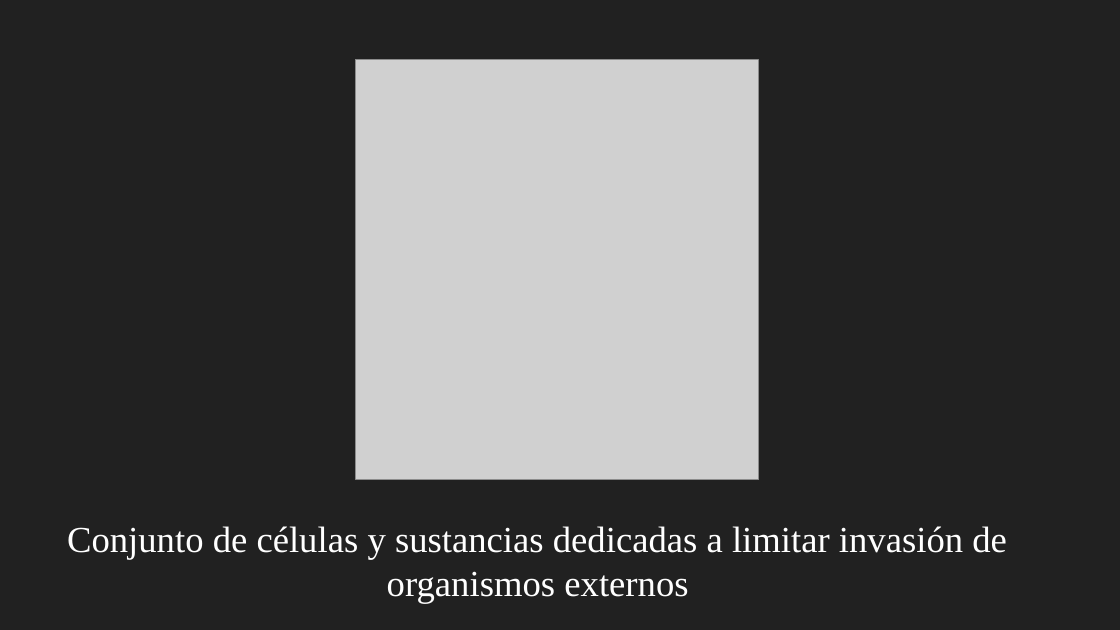
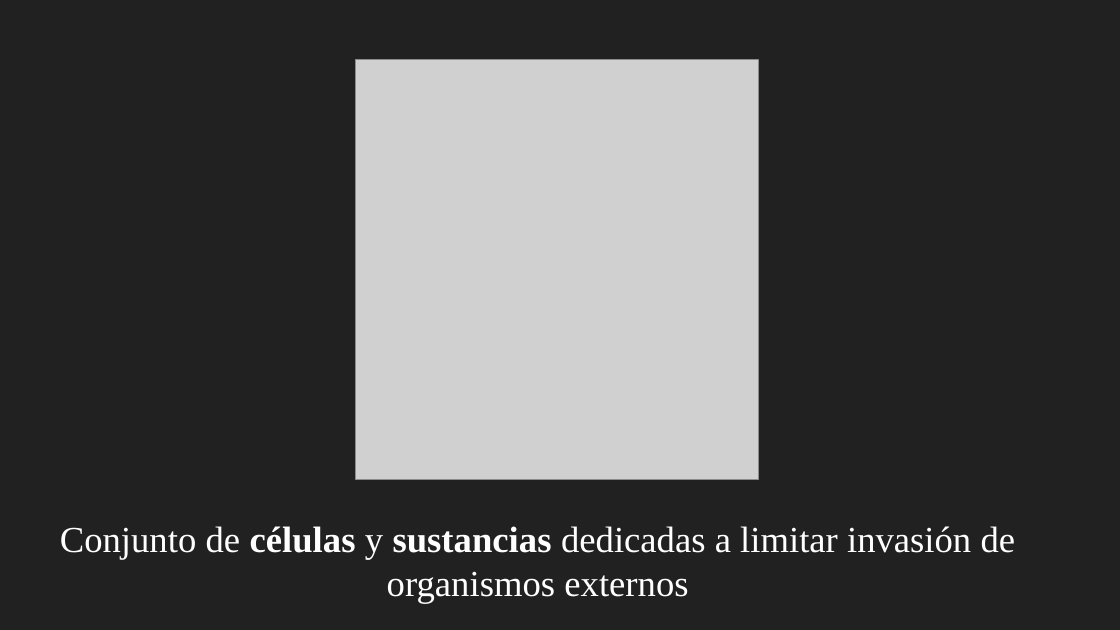
Before and after one commit to gerardommc/Medicina-Cons, a slide deck: slide 3 of Inmuno.odp. Drawn at 1120x630 pixels with LibreOffice and Linux fonts; fonts in the diff are those of the drawing; grey boxes stand for pictures. Boxes give left, top, right and bottom in pixels: in the first picture for what was removed or moved away, otherwise in the second. Text is boxed around its words. In the diff, an @@ line names an element or a change of style, - is before the commit and + after.

```diff
--- a/Inmuno.odp
+++ b/Inmuno.odp
@@ subtitle "Conjunto de células y sustancias ..." at box(60, 526, 1016, 604): bold on in "células sustancias" @@
```
Also in this commit, not shown: 7 slides added, 1 other file.
